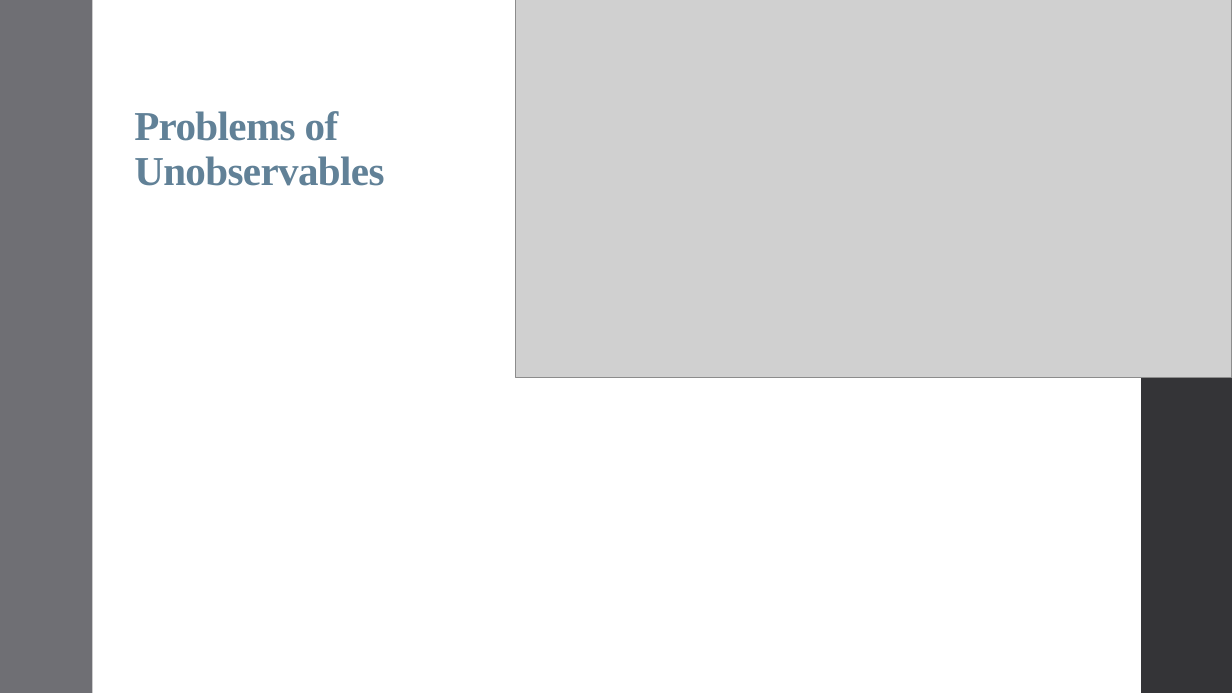
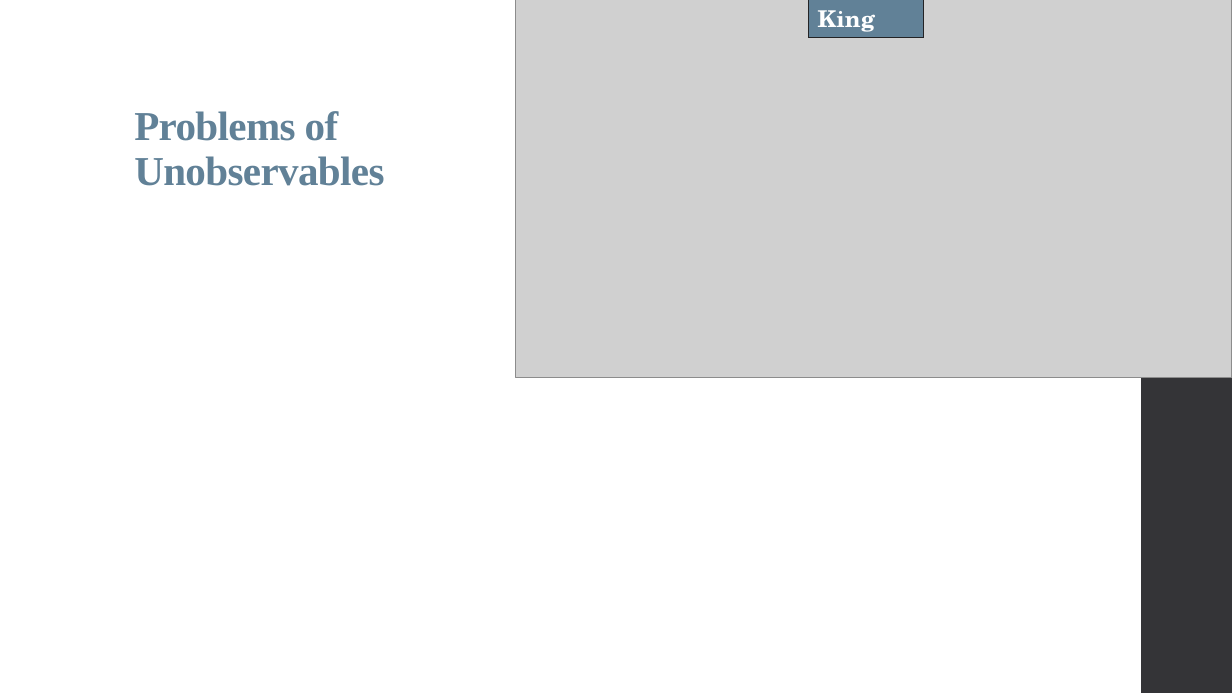
Before and after one commit to qiufei/fork-HAD5744, a slide deck: slide 65 of Lecture06_Matching/Lecture06_Matching_2022F.pptx (slide 59 before the commit). Drawn at 1232x693 pixels with LibreOffice and Linux fonts; fonts in the diff are those of the drawing; grey boxes stand for pictures. Boxes give left, top, right and bottom in pixels: in the first picture for what was removed or moved away, otherwise in the second. Text is boxed around its words. In the diff, an @@ line names an element or a change of style, - is before the commit and + after.

```diff
--- a/Lecture06_Matching/Lecture06_Matching_2022F.pptx
+++ b/Lecture06_Matching/Lecture06_Matching_2022F.pptx
@@ rectangle removed at (x1=0, y1=0, x2=92, y2=693) @@
@@ rectangle added at (x1=809, y1=0, x2=924, y2=37), fill #618197, outline #232325 0.75 pt, 18 pt, text #FFFFFF, bold @@
+King
```
Also in this commit, not shown: 14 other slides changed, 14 slides added, 2 slides removed, 16 other files.
